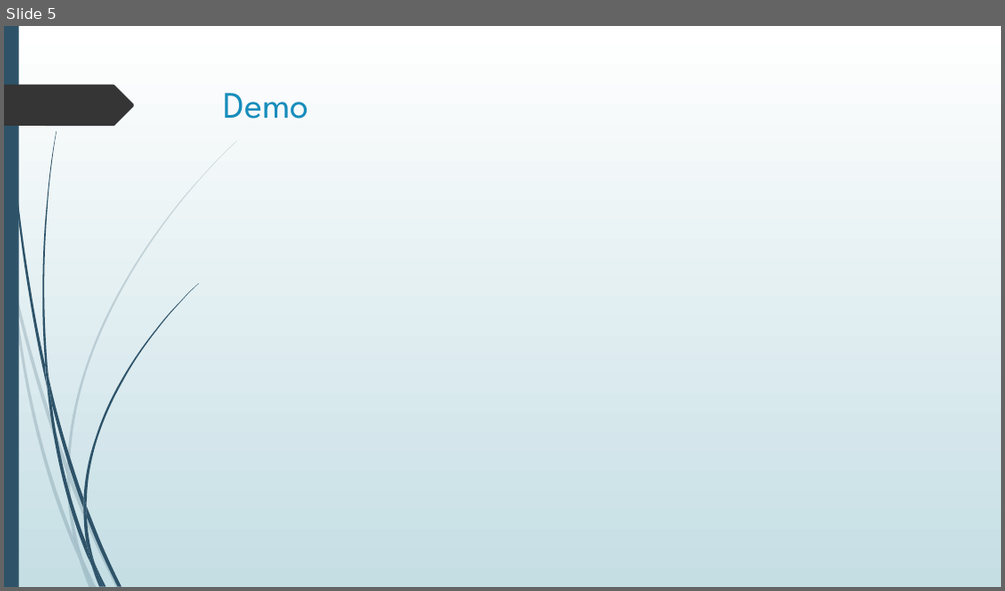
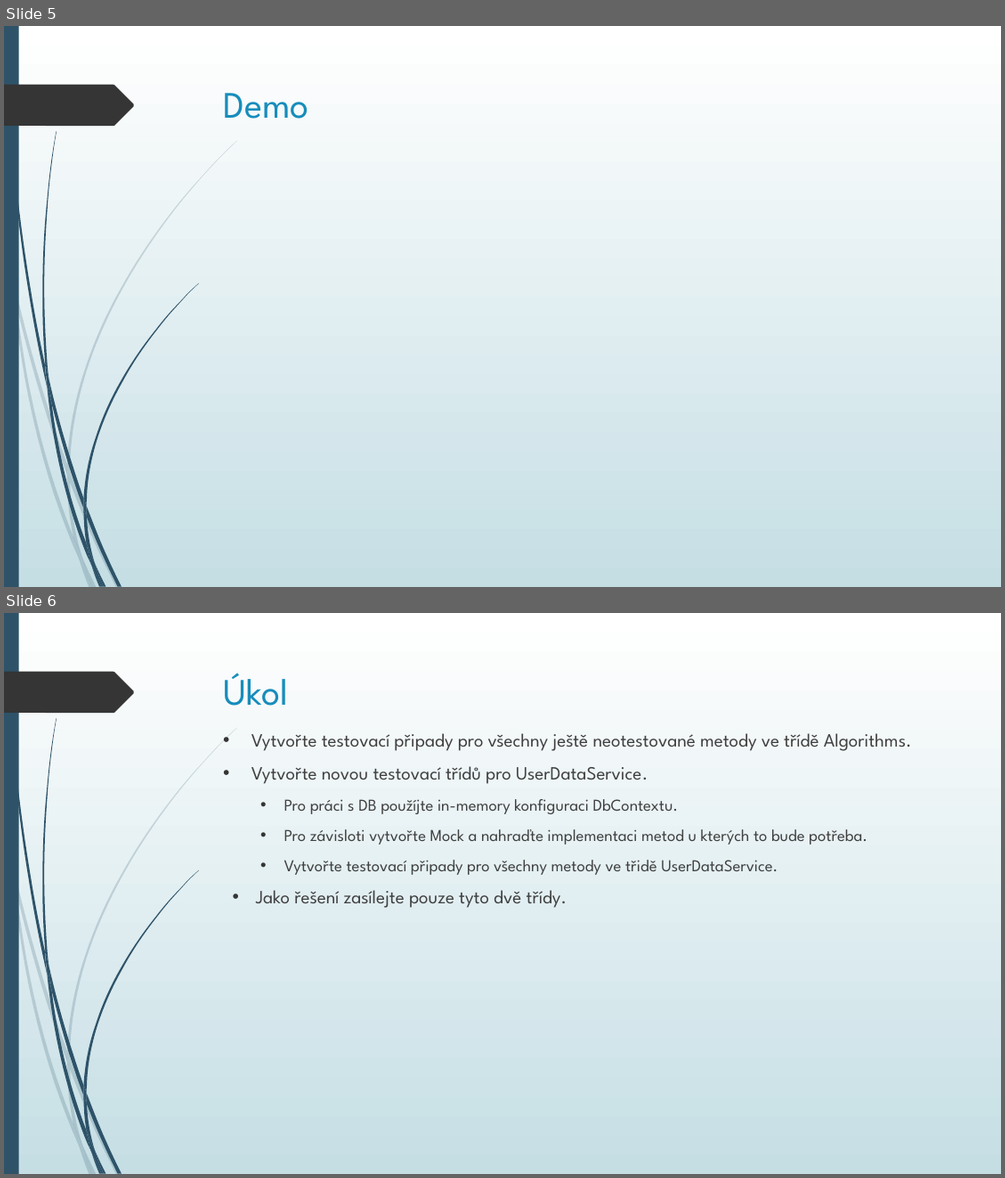
Before and after one commit to petrjanis01/PNE_UnitTests, a slide deck: UnitTests.pptx. Shown one above the other, each under a label of ours: slide 5 before the commit, slides 5 and 6 after it. The pictures are 1005x591 and 1005x1178 pixels, drawn with LibreOffice and Linux fonts; fonts in the diff are those of the drawing. Boxes give left, top, right and bottom in pixels: in the first picture for what was removed or moved away, otherwise in the second. Text is boxed around its words. In the diff, an @@ line names an element or a change of style, - is before the commit and + after.

```diff
--- a/UnitTests.pptx
+++ b/UnitTests.pptx
@@ slide 6 added at box(4, 613, 1001, 1174), background gradient #FFFFFF to #C5DEE5; not listed: 24 template elements that a slide beside it also shows @@
@@ title added at box(224, 673, 289, 706), 36 pt, text #178DBB @@
+Úkol
@@ text added at box(251, 733, 912, 908), 16 pt, text #404040 @@
+• Vytvořte testovací připady pro všechny ještě neotestované metody ve třídě Algorithms.
+• Vytvořte novou testovací třídů pro UserDataService.
+  • Pro práci s DB použíjte in-memory konfiguraci DbContextu.
+  • Pro závisloti vytvořte Mock a nahraďte implementaci metod u kterých to bude potřeba.
+  • Vytvořte testovací připady pro všechny metody ve třidě UserDataService.
+• Jako řešení zasílejte pouze tyto dvě třídy.
```
Also in this commit, not shown: 1 slide removed, 4 other files.
